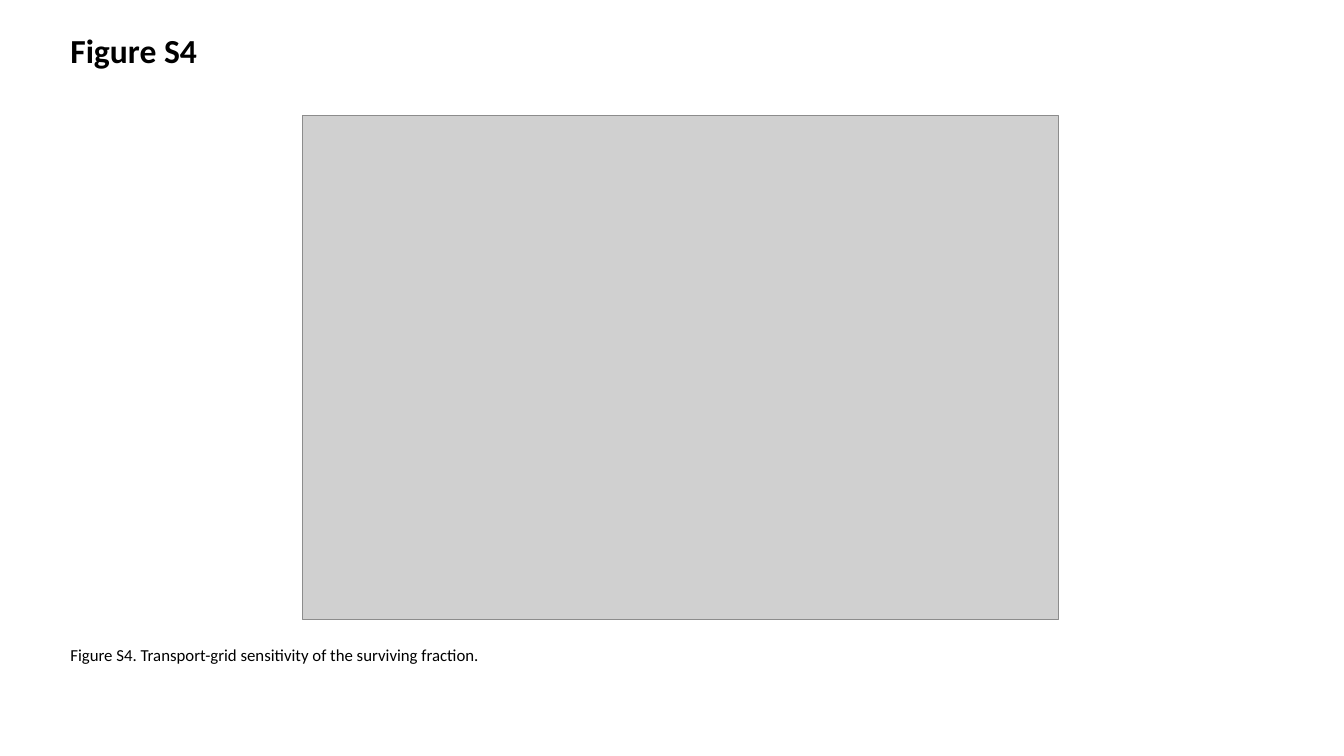
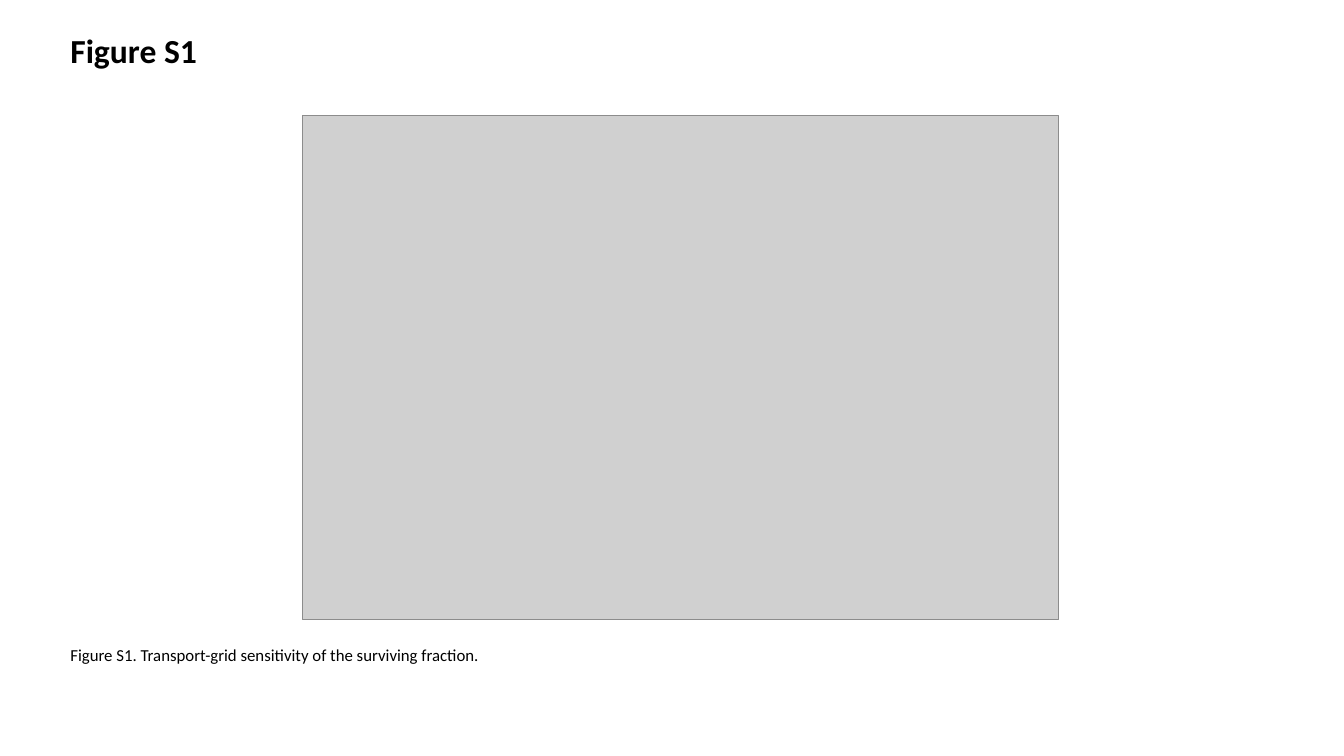
Before and after one commit to bougtoir/thermosphere-debris-selective-decay, a slide deck: slide 11 of manuscript/manuscript_figures.pptx (slide 14 before the commit). Drawn at 1344x756 pixels with LibreOffice and Linux fonts; fonts in the diff are those of the drawing; grey boxes stand for pictures. Boxes give left, top, right and bottom in pixels: in the first picture for what was removed or moved away, otherwise in the second. Text is boxed around its words. In the diff, an @@ line names an element or a change of style, - is before the commit and + after.

```diff
--- a/manuscript/manuscript_figures.pptx
+++ b/manuscript/manuscript_figures.pptx
@@ text at [70, 39, 197, 69]: text changed @@
-Figure S4
+Figure S1
@@ text at [70, 649, 478, 664]: text changed @@
-Figure S4. Transport-grid sensitivity of the surviving fraction.
+Figure S1. Transport-grid sensitivity of the surviving fraction.
```
Also in this commit, not shown: 6 other slides changed, 20 other files.
